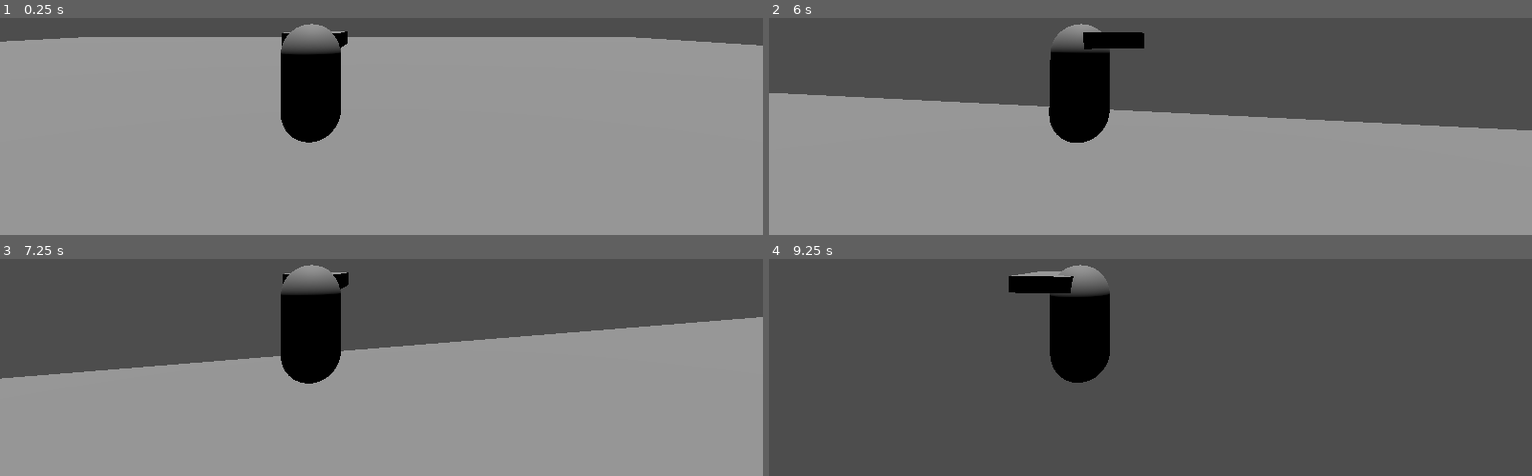
Above: before the commit, frames 1-4 (two rows, left to right).
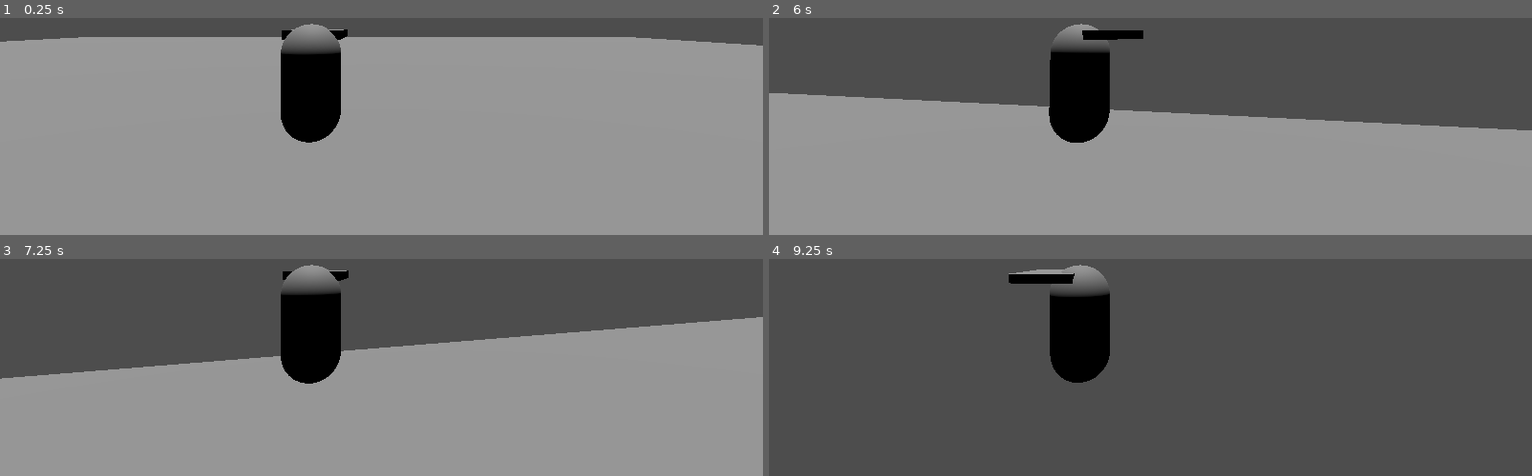
Above: after the commit, the same moments.

Repository: masonmariani44/stealth-game
Game: Godot game, scene res://Scenes/MoveTestLevel.tscn
The game is run twice, just before and just after one commit, with the same random seed, the same clock (stepped at 60 frames per second) and the same inputs.
Inputs (mouse positions are in pixels of both pictures, inside the frame that each line leads up to):
- Up to frame 1 (0.25 s): no input
- Up to frame 2 (6 s): tap Enter (ui_accept) at 0.5 s; move the mouse to (1188, 20) at 0.52 s; hold W (forward) 0.53-5.78 s; tap Space (jump) at 0.6, 0.77, 1.07, 1.35, 1.52, 1.82, 2.1, 2.85, 3.02, 3.32, 3.6, 3.77, 4.07, 4.35, 4.52, 4.82, 5.1, 5.85 s; move the mouse to (1112, 22) at 1.27 s; move the mouse to (outside the picture) at 2.02 s; move the mouse to (1142, 28) at 2.77 s; move the mouse to (1203, 26) at 3.52 s; move the mouse to (outside the picture) at 4.27 s; move the mouse to (1158, 22) at 5.02 s; move the mouse to (outside the picture) at 5.77 s; hold D (right) from 5.78 s (still down)
- Up to frame 3 (7.25 s): tap Space (jump) at 6.02, 6.32, 6.6, 6.77, 7.07 s; move the mouse to (419, 261) at 6.52 s; release D (right) at 6.53 s; hold W (forward) from 6.53 s (still down)
- Up to frame 4 (9.25 s): move the mouse to (1112, 263) at 7.27 s; tap Space (jump) at 7.35, 7.52, 7.82, 8.1, 8.85, 9.02 s; move the mouse to (outside the picture) at 8.02 s; tap Enter (ui_accept) at 8.75 s; move the mouse to (1142, 269) at 8.77 s; release W (forward) at 8.78 s; hold A (left) from 8.78 s (still down)

The runs differ from the first frame. In frame 1, 0.1% of the frame differs, in the area x 36-46%, y 5-15%; in frame 2, 0.4%; in frame 3, 0.1%; in frame 4, 0.5%, in the area x 31-41%, y 4-16%.

Commit message:
Initital Sidle Logic

Diff:
--- a/Scenes/Player.tscn
+++ b/Scenes/Player.tscn
@@ -19,6 +19,7 @@
 [sub_resource type="BoxMesh" id="BoxMesh_rpqav"]
 
 [node name="Player" type="CharacterBody3D"]
+collision_layer = 2
 script = ExtResource("1_rpqav")
 GRAVITY_SCALE = 2.8
 WALL_PULL_SPEED = 622.472
@@ -37,20 +38,12 @@
 
 [node name="Camera3D" type="Camera3D" parent="CamPivot/SpringArm3D"]
 
-[node name="RemoteTransform3D" type="RemoteTransform3D" parent="."]
+[node name="RemoteTransform3D_CamPivot" type="RemoteTransform3D" parent="."]
 remote_path = NodePath("../CamPivot")
 update_rotation = false
 
-[node name="Visuals" type="Node3D" parent="."]
-
-[node name="MeshInstance3D" type="MeshInstance3D" parent="Visuals"]
-mesh = SubResource("CapsuleMesh_kyqiw")
-skeleton = NodePath("../..")
-
-[node name="pointer_hat" type="MeshInstance3D" parent="Visuals"]
-transform = Transform3D(1, 0, 0, 0, 0.260929, 0, 0, 0, 1, 0, 0.717078, -0.474256)
-mesh = SubResource("BoxMesh_rpqav")
-skeleton = NodePath("../..")
+[node name="RemoteTransform3D_Visuals" type="RemoteTransform3D" parent="."]
+remote_path = NodePath("../VisualsCollection/Visuals")
 
 [node name="StateMachine" type="Node" parent="." node_paths=PackedStringArray("initial_state")]
 script = ExtResource("2_5ixxa")
@@ -67,19 +60,52 @@
 
 [node name="WalkState" type="Node" parent="StateMachine" node_paths=PackedStringArray("wall_raycast")]
 script = ExtResource("5_bhhdu")
-wall_raycast = NodePath("../../WallDetectionRay")
+wall_raycast = NodePath("../../WallRays/WallDetectionRayForward")
 metadata/_custom_type_script = "uid://cerbuhbrxcnob"
 
-[node name="WalkSidleState" type="Node" parent="StateMachine" node_paths=PackedStringArray("wall_raycast")]
+[node name="WalkSidleState" type="Node" parent="StateMachine" node_paths=PackedStringArray("wall_detect_raycast_forward", "wall_leave_raycast_left", "wall_leave_raycast_right", "wall_leave_raycast_forward")]
 script = ExtResource("4_bhhdu")
-wall_raycast = NodePath("../../WallDetectionRay")
+wall_detect_raycast_forward = NodePath("../../WallRays/WallDetectionRayForward")
+wall_leave_raycast_left = NodePath("../../WallRays/WallLeaveRayLeft")
+wall_leave_raycast_right = NodePath("../../WallRays/WallLeaveRayForward")
+wall_leave_raycast_forward = NodePath("../../WallRays/WallLeaveRayRight")
 metadata/_custom_type_script = "uid://cfit4r2a6s5ky"
 
 [node name="IdleSidleState" type="Node" parent="StateMachine"]
 script = ExtResource("8_megsn")
 metadata/_custom_type_script = "uid://cfit4r2a6s5ky"
 
-[node name="WallDetectionRay" type="RayCast3D" parent="."]
+[node name="WallRays" type="Node3D" parent="."]
+
+[node name="WallDetectionRayForward" type="RayCast3D" parent="WallRays"]
 transform = Transform3D(1, 0, 0, 0, 1, 0, 0, 0, 1, 0, 0, -0.5)
 target_position = Vector3(0, 0, -0.08)
 script = ExtResource("7_52ee3")
+
+[node name="WallLeaveRayLeft" type="RayCast3D" parent="WallRays"]
+transform = Transform3D(1, 0, 0, 0, 1, 0, 0, 0, 1, -0.5, 0, 0)
+target_position = Vector3(-0.15, 0, 0)
+script = ExtResource("7_52ee3")
+
+[node name="WallLeaveRayForward" type="RayCast3D" parent="WallRays"]
+transform = Transform3D(1, 0, 0, 0, 1, 0, 0, 0, 1, 0, 0, -0.5)
+target_position = Vector3(0, 0, -1.24)
+script = ExtResource("7_52ee3")
+
+[node name="WallLeaveRayRight" type="RayCast3D" parent="WallRays"]
+transform = Transform3D(1, 0, 0, 0, 1, 0, 0, 0, 1, 0.5, 0, 0)
+target_position = Vector3(0.15, 0, 0)
+script = ExtResource("7_52ee3")
+
+[node name="VisualsCollection" type="Node" parent="."]
+
+[node name="Visuals" type="Node3D" parent="VisualsCollection"]
+
+[node name="MeshInstance3D" type="MeshInstance3D" parent="VisualsCollection/Visuals"]
+mesh = SubResource("CapsuleMesh_kyqiw")
+skeleton = NodePath("../../..")
+
+[node name="pointer_hat" type="MeshInstance3D" parent="VisualsCollection/Visuals"]
+transform = Transform3D(1, 0, 0, 0, 0.149322, 0, 0, 0, 1, 0, 0.81039, -0.468283)
+mesh = SubResource("BoxMesh_rpqav")
+skeleton = NodePath("../../..")
--- a/Scripts/Player/States/walk_sidle_state.gd
+++ b/Scripts/Player/States/walk_sidle_state.gd
@@ -4,7 +4,12 @@
 
 
 @export_range(0.0, 10.0) var SPEED := 5.0
-@export var wall_raycast : WallDetectionRay
+
+
+@export var wall_detect_raycast_forward  : WallDetectionRay
+@export var wall_leave_raycast_left      : WallDetectionRay
+@export var wall_leave_raycast_right     : WallDetectionRay
+@export var wall_leave_raycast_forward   : WallDetectionRay
 
 
 
@@ -13,11 +18,28 @@
 
 
 func enter():
+	print("start sidle")
 	var character = state_machine.get_parent()
-	print("enter walk sidle state!")
-	if wall_raycast.cast() != null:
-		character.wall_inverse_normal = -wall_raycast.get_collision_normal()
-	print(character.wall_inverse_normal)
+	if wall_detect_raycast_forward.cast() != null:
+		character.wall_inverse_normal = -wall_detect_raycast_forward.get_collision_normal()
+
+
+	# https://kidscancode.org/godot_recipes/3.x/3d/3d_align_surface/
+	# good resource for rotation objects to surface normals. it's what i use here
+
+	# perform the rotation they specify then set the rotation's z to 0. the y value should automatically be set to
+	# face the incoming direction, which means we don't neeed to check for an "angle_diff"
+
+	# rotate character to facing direction along wall
+
+	# TODO: Remove this?? unnecessary
+	#var angle_diff = character.wall_inverse_normal.signed_angle_to(character.transform.basis.z, Vector3.UP)
+
+	# step 2: if right, rotate character to face wall normal, then +(?) 90 degrees around up vector (-90 if left)
+	character.global_transform.basis.y = -character.wall_inverse_normal
+	character.global_transform.basis.x = -character.global_transform.basis.z.cross(-character.wall_inverse_normal)
+	character.global_transform.basis = character.global_transform.basis.orthonormalized()
+	character.rotation.z = 0
 
 	"""
 
@@ -35,6 +57,8 @@
 
 func physics_update(delta):
 	var character = state_machine.get_parent()
+
+	character.remote_transform_visuals.update_rotation = false
 
 
 	"""
@@ -60,6 +84,10 @@
 	cleaning up the code a bit
 
 
+
+
+
+
 	"""
 
 	# Add the gravity.
@@ -70,6 +98,11 @@
 	DO NOT add the gravity... yet?
 	add force towards the wall. right now i'm not dynamically getting the closest wall just the OG
 	"""
+
+
+
+
+
 
 
 	# Get the input direction
@@ -89,32 +122,35 @@
 		# Rotate to face moving direction
 		var target_rotation := atan2(-direction.x, -direction.z)
 		#TODO: why cant I replace this 0.1 constant with a variable???? with the same value?? casuses spinning...
+
 		character.rotation.y = lerp_angle(character.rotation.y, target_rotation, 0.1)
 
 
 
 
-		# !!!!!!!!! SIDLE CHANGES!!!!!!!!!
 
 
-
-		# Check if sidle condition is met
-		# TODO: implement sidle states and transition here
-		#if character.is_on_wall():
-		#	if wall_raycast.cast() == null:
-		#		print("no")
-		#	else:
-		#		print("yes!!")
+		# TODO: check if right or left raycast are still touching a wall
+		if character.is_on_wall():
+			if \
+			wall_leave_raycast_right.cast()   == null and \
+			wall_leave_raycast_left.cast()    == null and \
+			wall_leave_raycast_forward.cast() == null:
+				print("change back to walk state")
+				character.remote_transform_visuals.update_rotation = true
+				character.visuals.rotation = character.rotation
+				state_machine.change_state("WalkState")
 
 
-
-		# !!!! end sidle !!!!!!
 
 
 
 
 	else:
+		print("change back to idle sidle state")
 		state_machine.change_state("IdleSidleState")
+
+
 
 	character.velocity += character.wall_inverse_normal * delta * character.WALL_PULL_SPEED
 	character.move_and_slide()
@@ -125,4 +161,5 @@
 
 func handle_input(_event):
 	if Input.is_action_just_pressed("jump"):
+		print("jump state!!")
 		state_machine.change_state("JumpState")
--- a/Scripts/Player/player.gd
+++ b/Scripts/Player/player.gd
@@ -3,6 +3,8 @@
 
 
 @onready var cam_pivot: Node3D = $CamPivot
+@onready var remote_transform_visuals: Node3D = $RemoteTransform3D_Visuals
+@onready var visuals: Node3D = $VisualsCollection/Visuals
 
 
 @export_range(0.0, 10.0)  var GRAVITY_SCALE := 1.0 	# NOTE: 2.8 feels nice
